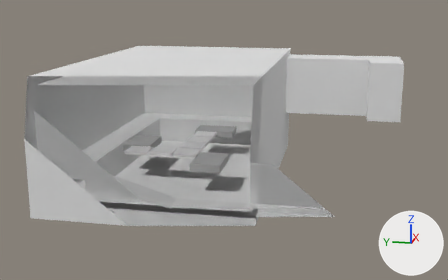
One commit to the Blender file Working/level32.blend: the scene before it, then after it.
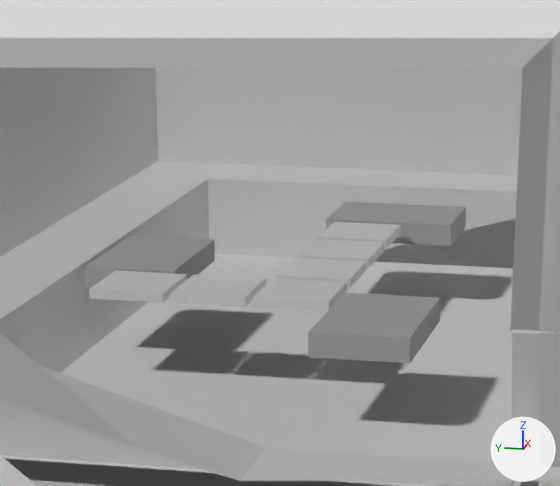
Old and new are each drawn whole from a camera (50 mm lens) standing at (-67.8, 5.2, 25.1) and looking at (16.7, 22.1, 4.0) and again close up on the part from 22% to 59% of the width and 23% to 75% of the height. Lighting does not change. The marker at lower right points along +X, +Y and +Z. Everything nearer to the camera than a plane just in front of the edit is cut away.

In view in the first close-up: 'Cube', 'Cube.001', 'Cube.002', 'Hidden.Platform', 'Hidden.Platform.001', 'Hidden.Platform.002', 'Hidden.Platform.003', 'Hidden.Platform.004', 'Hidden.Platform.005', 'LevelGeometry', 'Reflection', 'Stairs'.
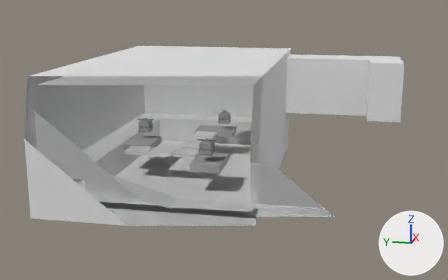
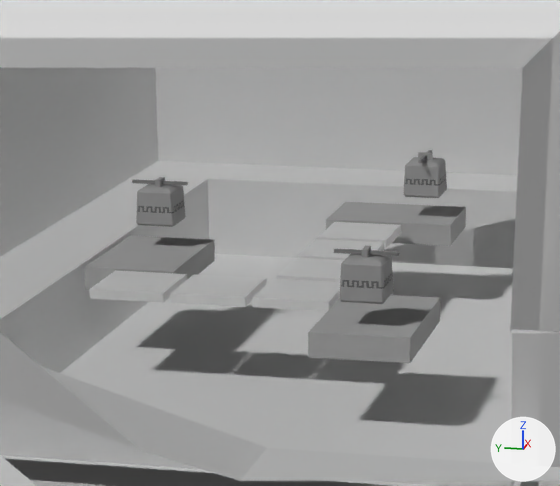
Commit message: Added bells to 3.2

Changed parts and their boxes (x1, y1, x2, y2) in the close-ups (560 x 486 px):
'Bell.001', added
    after: (334, 246, 399, 304)
    faces in mat_material_001 (grey #a8a8a8): (339, 246, 394, 304)
    faces in mat_material (grey #8f8f8f): (334, 249, 399, 256)
    faces in mat_material_002 (grey #757575): (340, 273, 392, 289)
'Bell', added
    after: (132, 177, 188, 227)
    faces in mat_material_001 (grey #a8a8a8): (136, 177, 186, 227)
    faces in mat_material (grey #8f8f8f): (132, 179, 188, 185)
    faces in mat_material_002 (grey #757575): (137, 201, 184, 213)
'Bell.002', added
    after: (403, 150, 447, 198)
    faces in mat_material_001 (grey #a8a8a8): (403, 152, 447, 198)
    faces in mat_material_002 (grey #757575): (404, 176, 446, 186)

What changed in the scene script:
```text
Add mat_material_001:
    mat_material_001 = diffuse_material('Material.001')
    mat_material_001.base_color = (0.393, 0.393, 0.393)  # grey #a8a8a8
Add mat_material:
    mat_material = diffuse_material('Material')
    mat_material.base_color = (0.274, 0.274, 0.274)  # grey #8f8f8f
Add mat_material_002:
    mat_material_002 = diffuse_material('Material.002')
    mat_material_002.base_color = (0.179, 0.179, 0.179)  # grey #757575
Add me_cube_012:
    me_cube_012.from_pydata(...)  # 365 vertices, 220 faces; spans x -1.28..1.28, y -0.9..0.9, z -1.04..1.0
    # faces by material slot: [201, 13, 6]
    me_cube_012.materials.append(mat_material_001)  # grey #a8a8a8
    me_cube_012.materials.append(mat_material_002)  # grey #757575
    me_cube_012.materials.append(mat_material)  # grey #8f8f8f
Add ob_bell:
    ob_bell = bpy.data.objects.new('Bell', me_cube_012)
    ob_bell.location = (19.8, 34.8, 5.0)
    ob_bell.rotation_euler = (0.0, 0.0, 1.571)  # degrees (0, 0, 90)
Add ob_bell_001:
    ob_bell_001 = bpy.data.objects.new('Bell.001', me_cube_012.copy())
    ob_bell_001.location = (8.8, 22.8, 5.0)
    ob_bell_001.rotation_euler = (0.0, 0.0, 1.571)  # degrees (0, 0, 90)
Add ob_bell_002:
    ob_bell_002 = bpy.data.objects.new('Bell.002', me_cube_012.copy())
    ob_bell_002.location = (28.0, 24.3, 5.0)
    ob_bell_002.rotation_euler = (0.0, 0.0, 3.142)  # degrees (0, 0, 180)
```
